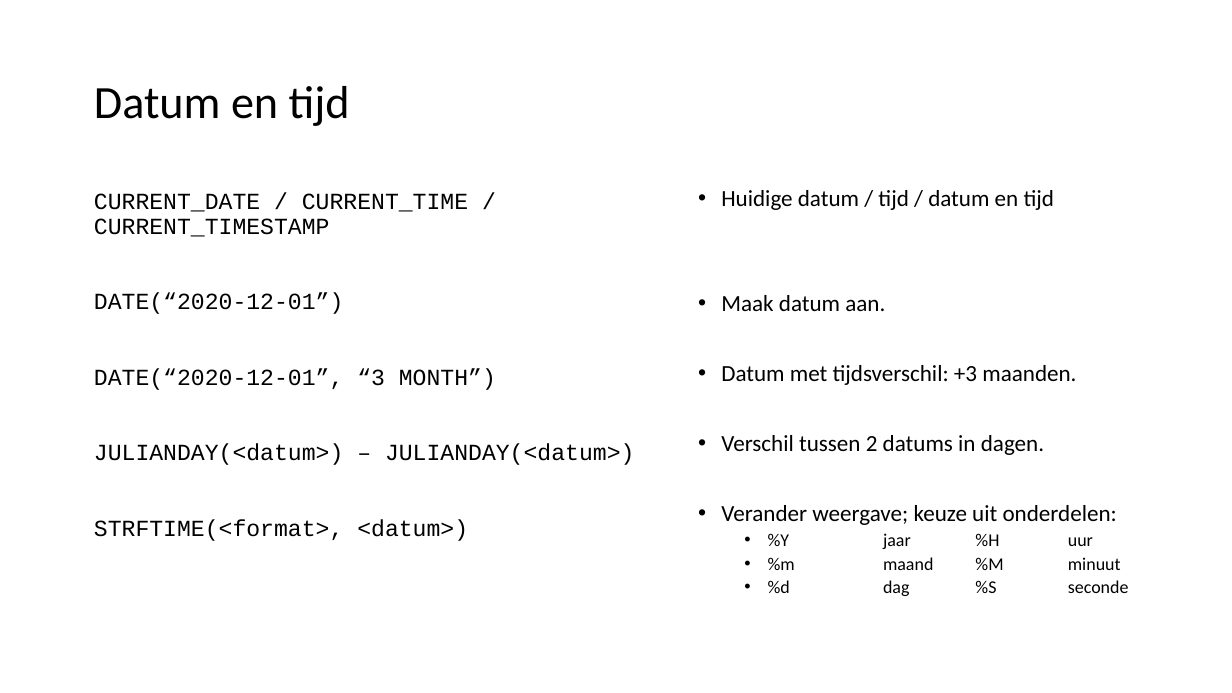
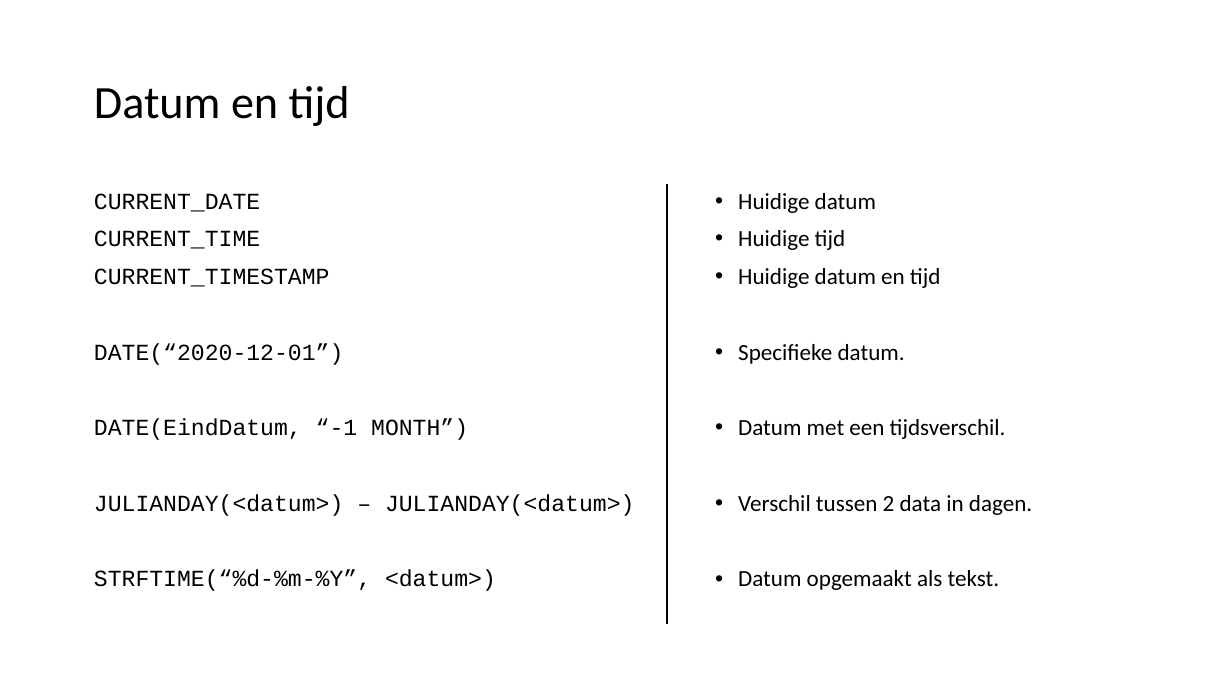
Before and after one commit to LFKoning/sql-cursus, a slide deck: slide 19 of sql_introductie.pptx. Drawn at 1232x693 pixels with LibreOffice and Linux fonts; fonts in the diff are those of the drawing. Boxes give left, top, right and bottom in pixels: in the first picture for what was removed or moved away, otherwise in the second. Text is boxed around its words. In the diff, an @@ line names an element or a change of style, - is before the commit and + after.

Commit message:
Updated SQL slide deck

```diff
--- a/sql_introductie.pptx
+++ b/sql_introductie.pptx
@@ text at [94, 193, 330, 287]: text changed @@
-CURRENT_DATE / CURRENT_TIME / CURRENT_TIMESTAMP
+CURRENT_DATE
+CURRENT_TIME
+CURRENT_TIMESTAMP
@@ line added from (667, 185) to (667, 625), #000000 1.5 pt @@
@@ text at [738, 193, 1032, 590]: text changed @@
-• Huidige datum / tijd / datum en tijd
-• Maak datum aan.
-• Datum met tijdsverschil: +3 maanden.
-• Verschil tussen 2 datums in dagen.
-• Verander weergave; keuze uit onderdelen:
-  • %Y jaar %H uur
-  • %m maand %M minuut
-  • %d dag %S seconde
+• Huidige datum
+• Huidige tijd
+• Huidige datum en tijd
+• Specifieke datum.
+• Datum met een tijdsverschil.
+• Verschil tussen 2 data in dagen.
+• Datum opgemaakt als tekst.
@@ text at [94, 419, 468, 440]: text changed @@
-DATE(“2020-12-01”, “3 MONTH”)
+DATE(EindDatum, “-1 MONTH”)
@@ text at [94, 570, 496, 591]: text changed @@
-STRFTIME(<format>, <datum>)
+STRFTIME(“%d-%m-%Y”, <datum>)
```
Also in this commit, not shown: 27 other slides changed.
